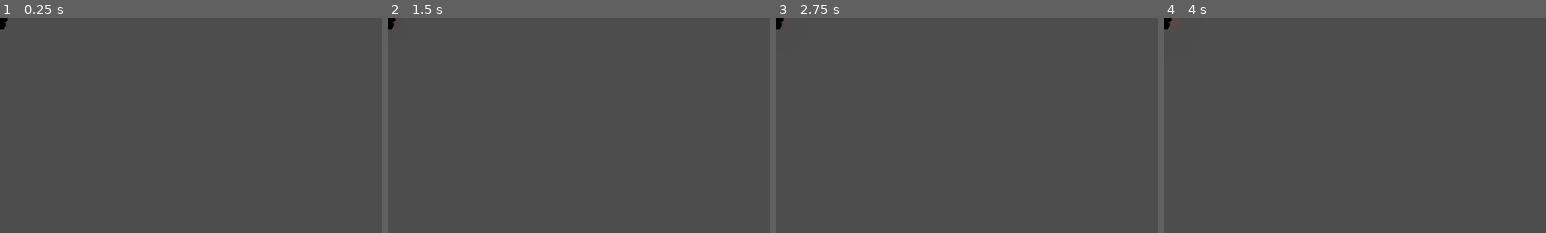
Above: before the commit, frames 1-4 (left to right).
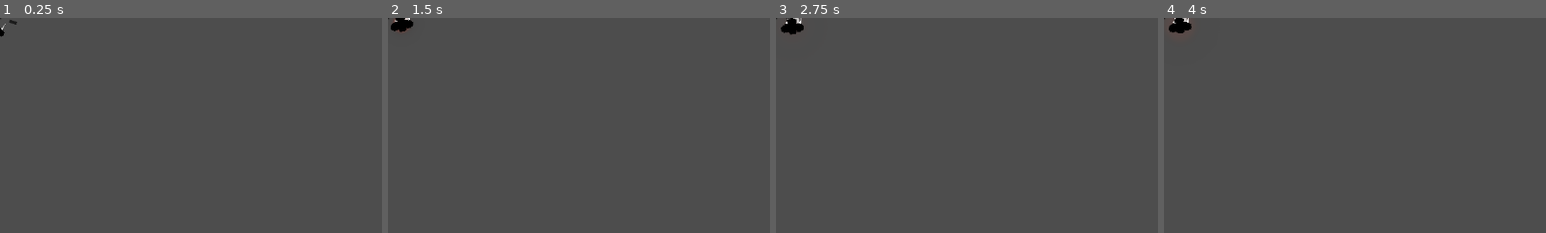
Above: after the commit, the same moments.

Repository: kickflip-games/kiwijam25
Game: Godot game, scene res://scenes/player/Player.tscn
Same seed, same stepped clock (60 frames per second), same inputs: the game is played once before the commit and once after it. This scene is started directly instead of the project's main scene.
Inputs (mouse positions are % of the whole screen's width and height, from its top left):
- Up to frame 1 (0.25 s): no input
- Up to frame 2 (1.5 s): tap Enter at 0.5 s; move the mouse to (72, 45) at 0.52 s; hold Space (dash) 0.53-1.28 s; move the mouse to (30, 55) at 1.27 s; tap Space (dash) at 1.35 s
- Up to frame 3 (2.75 s): move the mouse to (60, 28) at 2.02 s; press the mouse at (60, 28) at 2.03 s; tap Space (dash) at 2.3 s
- Up to frame 4 (4 s): move the mouse to (45, 70) at 2.77 s; release the mouse at (45, 70) at 2.78 s; tap Space (dash) at 2.85, 3.5 s; move the mouse to (80, 65) at 3.52 s; hold Space (dash) from 3.53 s (still down)
The pictures show only the part of the screen within x 0-50%, y 0-50%; the shares and areas given below are measured in that part.

The runs differ from the first frame. In frame 1, 0.1% of the frame differs, in the area x 0-5%, y 0-9%; in frame 2, 0.3%; in frame 3, 0.4%, in the area x 0-8%, y 0-8%; in frame 4, 0.4%.

Commit message:
add player data hacking

Diff:
--- a/scenes/networking/multiplayer_spawner.gd
+++ b/scenes/networking/multiplayer_spawner.gd
@@ -29,11 +29,6 @@
 
 	print("🎮 Creating player %d with position: %s, color: %s" % [id, pdata.spawn_position, pdata.color])
 
-	# Initialize player BEFORE adding to scene
-	player._init_player(
-		pdata.spawn_position,
-		pdata.color
-	)
 
 	# Add to scene
 	var parent: Node = get_node(spawn_path)
--- a/scenes/player/Player.gd
+++ b/scenes/player/Player.gd
@@ -34,7 +34,7 @@
 @export var dash_dial_radius := 40.0
 
 
-@export var player_data:PlayerData
+@export var player_data:Dictionary
 
 # --- Bullet --
 const Bullet = preload("res://scenes/projectiles/homing_missile.tscn")
@@ -96,22 +96,22 @@
 	set_multiplayer_authority(name.to_int())
 
 func _ready():
-	print("🔍 Player _ready() called - Node path: %s, Authority: %d" % [get_path(), get_multiplayer_authority()])
+
+	var AUTHORITY = get_multiplayer_authority()
+	print("🔍 Player _ready() called - Node path: %s, Authority: %d" % [get_path(), AUTHORITY])
 
 	print("In player ready")
 
-	#global_position = spawn_point
-	target_position = global_position
-	is_initialized = true
-	print("Player data found - position: %s, color: %s" % [global_position, color])
+	if is_multiplayer_authority():
+		print("ASSINGING DATA (auth=%d)"% AUTHORITY )
+		var pdata = PlayerData.new(AUTHORITY)
+		player_data = pdata.to_dict()
+
 
 	collision_area.connect("body_entered", _on_body_entered)
 
 	last_rotation = rotation
 
-	_setup_dash_dial()
-	_setup_trails()
-	_setup_colors()
 
 
 	if !is_multiplayer_authority():
@@ -119,16 +119,21 @@
 		reticle.modulate.a = 0.5
 		emit_signal("hp_changed", current_hp)
 
-
-func _init_player(pos: Vector2, col:Color):
-	print("INIT PLAYER DATA - position: %s, color: %s" % [pos, col])
-	color = col
-	spawn_point = pos
+	_init_colors.call_deferred()
+
+func _init_colors():
+	print(player_data)
+	global_position = player_data.get("spawn_position", Vector2.ZERO)
+	target_position = player_data.get("spawn_position", Vector2.ZERO)
+	color = player_data.get("color", Color.BLACK)
 	is_initialized = true
-
-func _setup_colors():
+	print("Player data found - position: %s, color: %s" % [global_position, color])
+
+	_setup_dash_dial()
+	_setup_trails()
 	$Sprite2D.modulate = color
 	$Reticle.modulate = color
+
 
 func _setup_trails():
 	trails["dash"] = TrailData.new(dash_trail, 15, dash_trail_fade_duration)
@@ -149,8 +154,10 @@
 	dash_dial.default_color = Color(0.2, 0.8, 1.0, 0.8)
 
 func _process(delta):
-	if !is_multiplayer_authority() or is_hit_paused:
-		return
+	#if !is_multiplayer_authority() or is_hit_paused:
+		#return
+
+
 
 	_update_velocity_history()
 
@@ -162,7 +169,8 @@
 		if dash_timer <= 0:
 			end_dash()
 	else:
-		_update_target_position()
+		if is_multiplayer_authority():
+			_update_target_position()
 		_apply_momentum_movement(delta)
 		dash_cooldown_timer = max(dash_cooldown_timer - delta, 0.0)
 
@@ -179,8 +187,10 @@
 		velocity_history.pop_front()
 
 func _input(event):
+
 	if !is_multiplayer_authority() or is_hit_paused:
 		return
+
 	if event.is_action_pressed("dash") and can_dash():
 		start_dash()
 	if event.is_action_pressed("shoot"):
@@ -276,6 +286,9 @@
 # --- Enhanced Movement System ---
 
 func _update_target_position() -> void:
+	if !is_multiplayer_authority() or is_hit_paused:
+		return
+
 	# Prefer the finger tracker.
 	if finger_tracker and finger_tracker.is_connected_to_client():
 		target_position = finger_tracker.target_position
--- a/scenes/player/Player.tscn
+++ b/scenes/player/Player.tscn
@@ -77,21 +77,9 @@
 properties/1/path = NodePath(".:rotation")
 properties/1/spawn = true
 properties/1/replication_mode = 1
-properties/2/path = NodePath("DashTrail:points")
+properties/2/path = NodePath(".:player_data")
 properties/2/spawn = true
 properties/2/replication_mode = 1
-properties/3/path = NodePath("MovementTrail:points")
-properties/3/spawn = true
-properties/3/replication_mode = 1
-properties/4/path = NodePath("DashTrail:visible")
-properties/4/spawn = true
-properties/4/replication_mode = 1
-properties/5/path = NodePath(".:color")
-properties/5/spawn = true
-properties/5/replication_mode = 1
-properties/6/path = NodePath(".:spawn_point")
-properties/6/spawn = true
-properties/6/replication_mode = 1
 
 [sub_resource type="Theme" id="Theme_npwbq"]
 
--- a/scenes/player/PlayerData.gd
+++ b/scenes/player/PlayerData.gd
@@ -28,3 +28,20 @@
 	player_name =  "Player " + str(player_id)
 	color = spawn_colors[player_id%len(spawn_colors)]
 	spawn_position= spawn_positions[player_id%len(spawn_positions)]
+
+
+func to_dict() -> Dictionary:
+	return {
+		"player_id": player_id,
+		"player_name": player_name,
+		"color": color,
+		"spawn_position": spawn_position
+	}
+
+static func from_dict(d: Dictionary) -> PlayerData:
+	var pd = PlayerData.new()
+	pd.player_id = d.get("player_id", 0)
+	pd.player_name = d.get("player_name", "Player 0")
+	pd.color = d.get("color", Color.WHITE)
+	pd.spawn_position = d.get("spawn_position", Vector2.ZERO)
+	return pd
